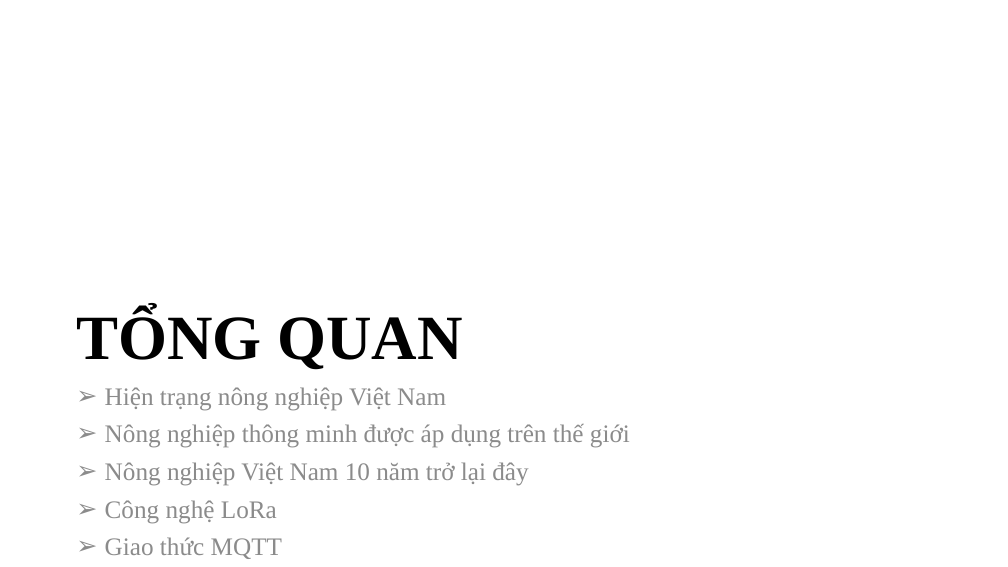
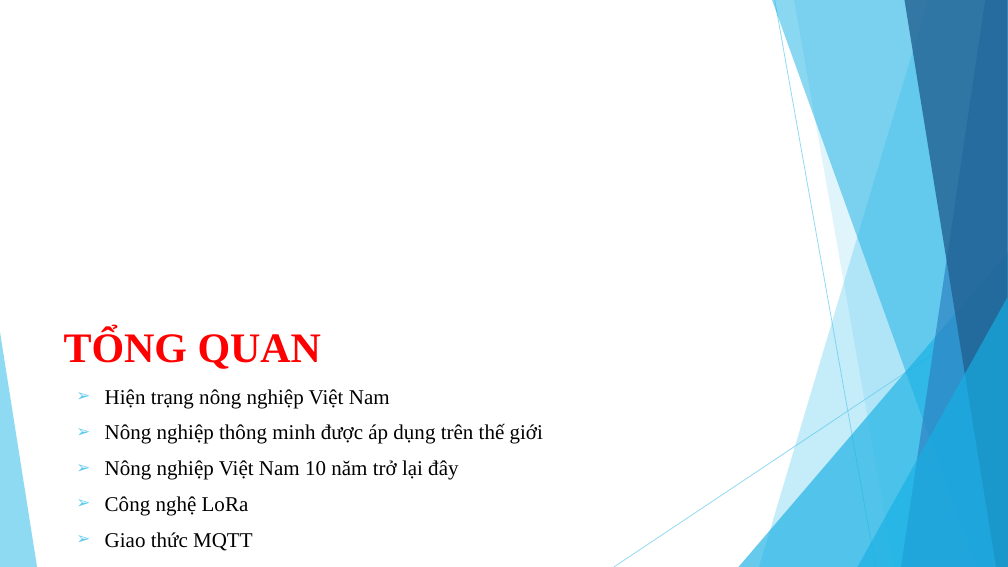
Before and after one commit to DatTwenty3/DCLV, a slide deck: slide 2 of PRESENTATION.pptx. Drawn at 1008x567 pixels with LibreOffice and Linux fonts; fonts in the diff are those of the drawing. Boxes give left, top, right and bottom in pixels: in the first picture for what was removed or moved away, otherwise in the second. Text is boxed around its words. In the diff, an @@ line names an element or a change of style, - is before the commit and + after.

Commit message:
Update slide

```diff
--- a/PRESENTATION.pptx
+++ b/PRESENTATION.pptx
@@ title "TỔNG QUAN": place and size @@
-title "TỔNG QUAN" at box(76, 311, 462, 370)
+title "TỔNG QUAN" at box(64, 329, 322, 369)
@@ title "TỔNG QUAN" at box(64, 329, 322, 369): size 60 to 40 pt, text colour #000000 to #FF0000; line spacing 0.9 to 1 @@
@@ group added at box(0, 0, 1008, 567): 5 freeform shapes, 3 triangles, 2 lines @@
@@ text "Hiện trạng nông nghiệp Việt ..." at box(105, 389, 543, 551): size 24 to 20 pt, text colour #8C8C8C to #000000; line spacing 0.9 to 1 @@
```
Also in this commit, not shown: 17 other slides changed.
